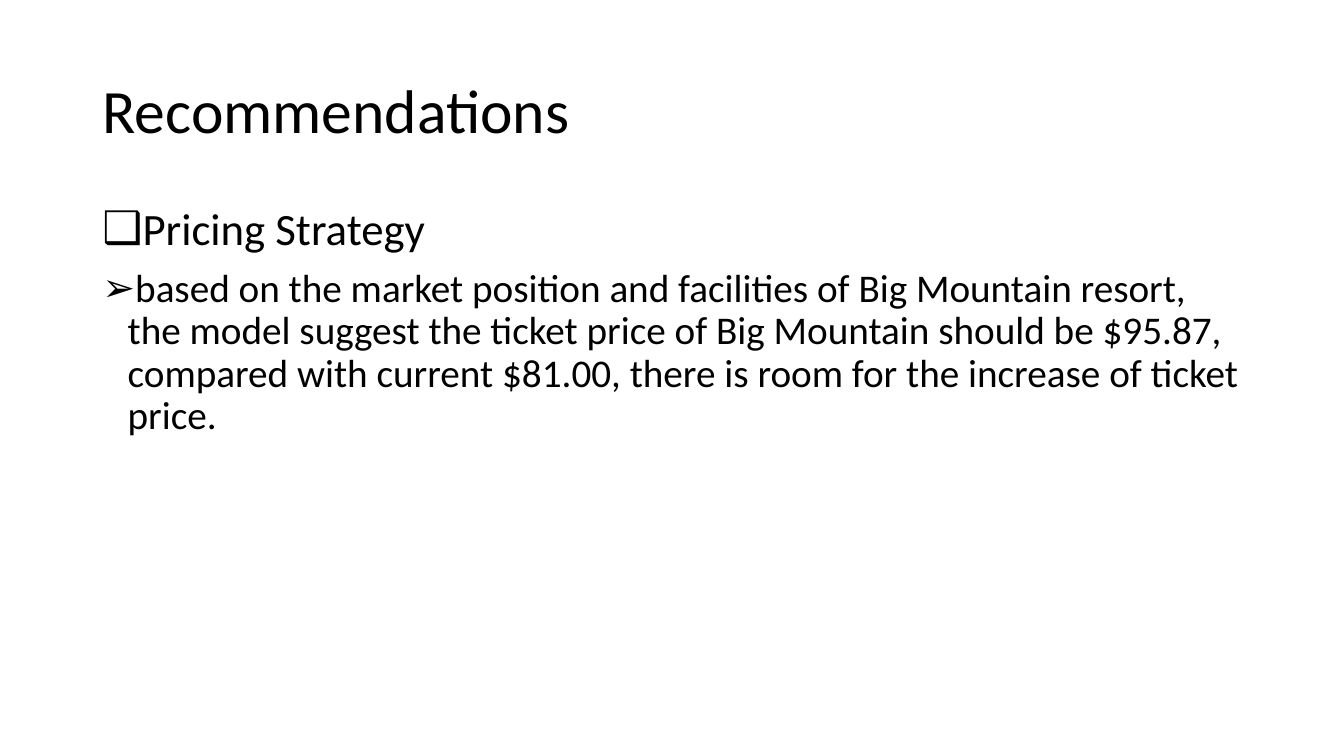
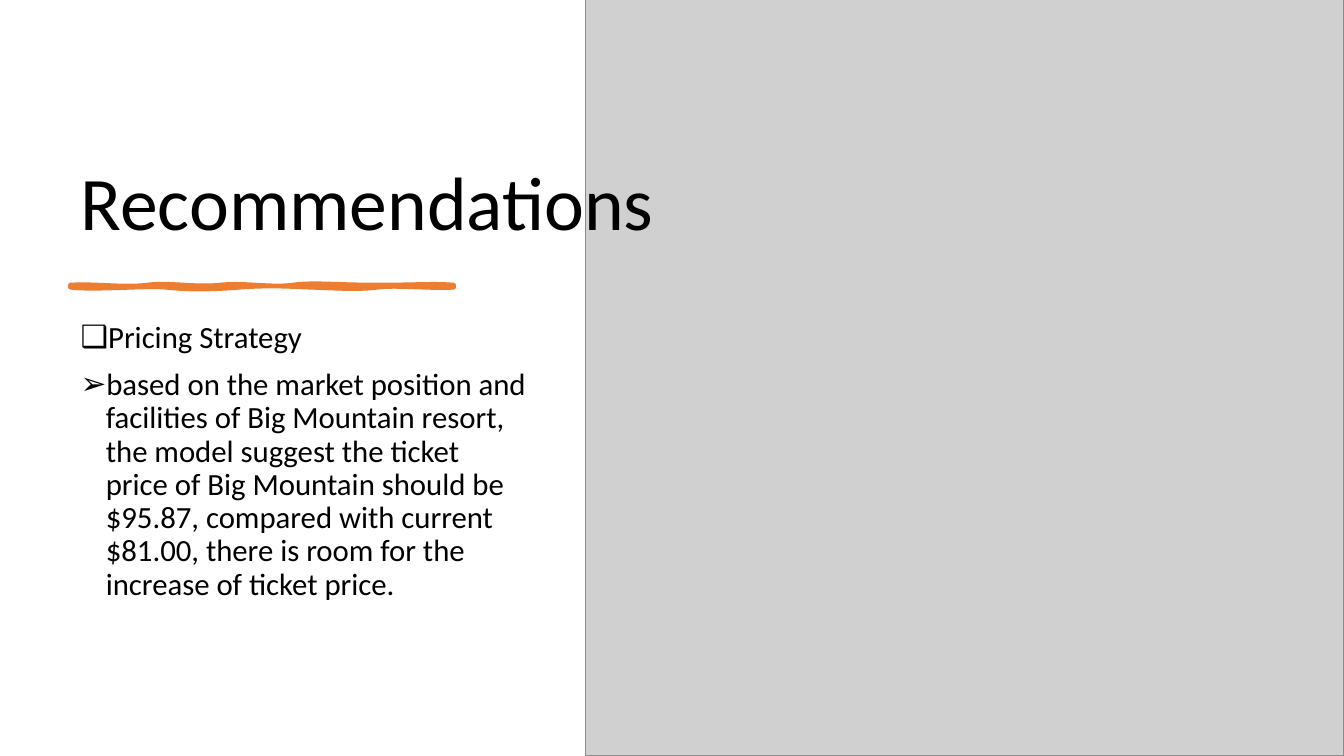
Before and after one commit to tsar1987/DataScienceGuidedCapstone, a slide deck: slide 5 of Guided Capstone Project Slide Deck.pptx (slide 4 before the commit). Drawn at 1344x756 pixels with LibreOffice and Linux fonts; fonts in the diff are those of the drawing; grey boxes stand for pictures. Boxes give left, top, right and bottom in pixels: in the first picture for what was removed or moved away, otherwise in the second. Text is boxed around its words. In the diff, an @@ line names an element or a change of style, - is before the commit and + after.

```diff
--- a/Guided Capstone Project Slide Deck.pptx
+++ b/Guided Capstone Project Slide Deck.pptx
@@ picture added at (x1=586, y1=0, x2=1344, y2=756) @@
@@ title "Recommendations" moved from (x1=102, y1=90, x2=569, y2=134) to (x1=81, y1=167, x2=654, y2=247) @@
@@ title "Recommendations" at (x1=81, y1=167, x2=654, y2=247): size 44 to 54 pt; vertical alignment middle to bottom @@
@@ freeform shape added at (x1=71, y1=285, x2=454, y2=287), fill #ED7D31, outline #ED7D31 3.5 pt @@
@@ text "Pricing Strategy" moved from (x1=128, y1=214, x2=1238, y2=436) to (x1=106, y1=327, x2=526, y2=600) @@
@@ text "Pricing Strategy" at (x1=106, y1=327, x2=526, y2=600): size 32 to 22 pt in "Pricing Strategy"; size 28 to 22 pt @@
```
Also in this commit, not shown: 5 other slides changed, 6 slides added, 3 slides removed.
